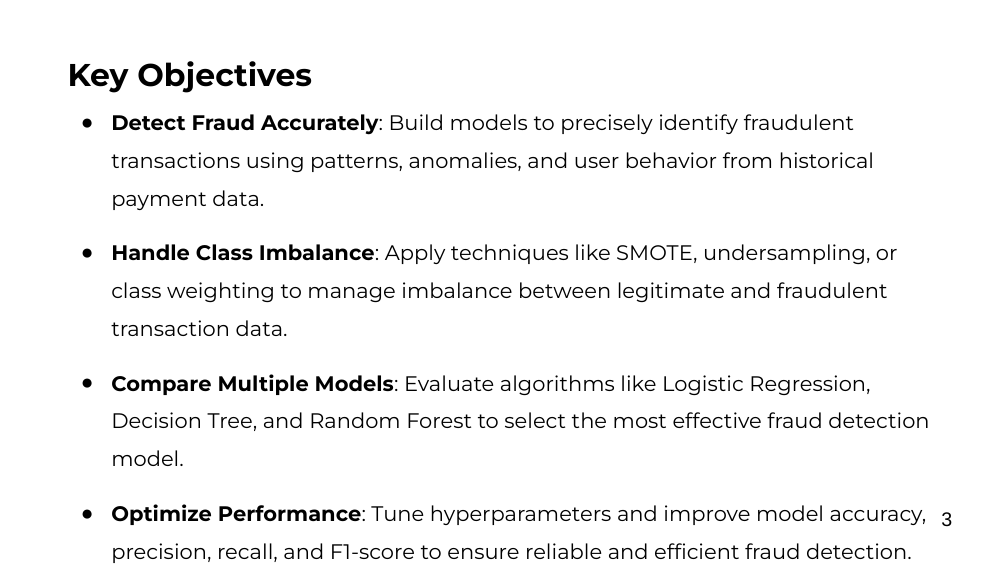
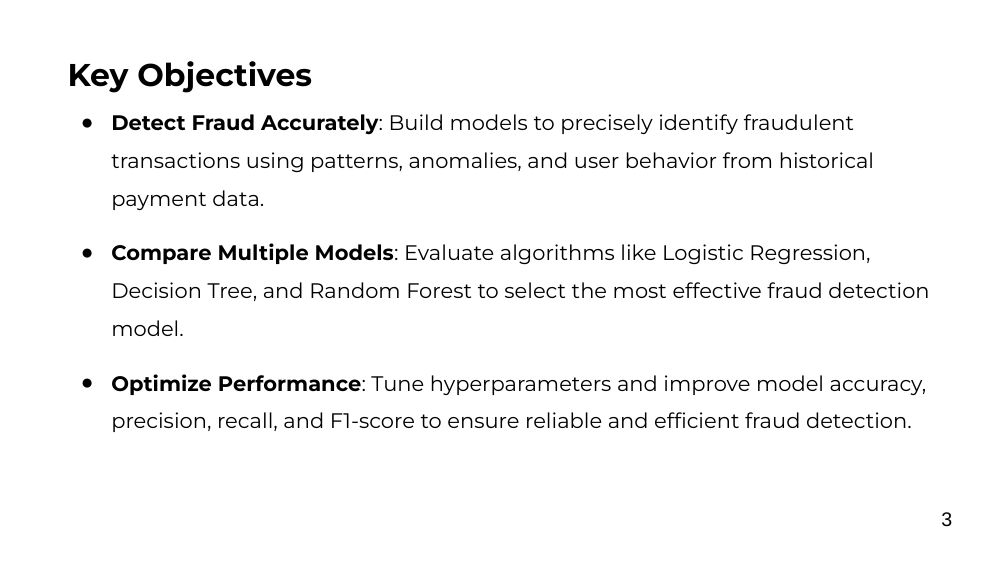
Before and after one commit to shraddhaGit-1813/DS_proj, a slide deck: slide 3 of ShraddhaTiwari - Final Presentation.pptx. Drawn at 1008x567 pixels with LibreOffice and Linux fonts; fonts in the diff are those of the drawing; background and template pictures are left out. Boxes give left, top, right and bottom in pixels: in the first picture for what was removed or moved away, otherwise in the second. Text is boxed around its words. In the diff, an @@ line names an element or a change of style, - is before the commit and + after.

```diff
--- a/ShraddhaTiwari - Final Presentation.pptx
+++ b/ShraddhaTiwari - Final Presentation.pptx
@@ text at (x1=111, y1=244, x2=898, y2=336): paragraph removed @@
-● Handle Class Imbalance: Apply techniques like SMOTE, undersampling, or class weighting to manage imbalance between legitimate and fraudulent transaction data.
```
Also in this commit, not shown: 4 other slides changed, 4 slides added, 1 other file.
